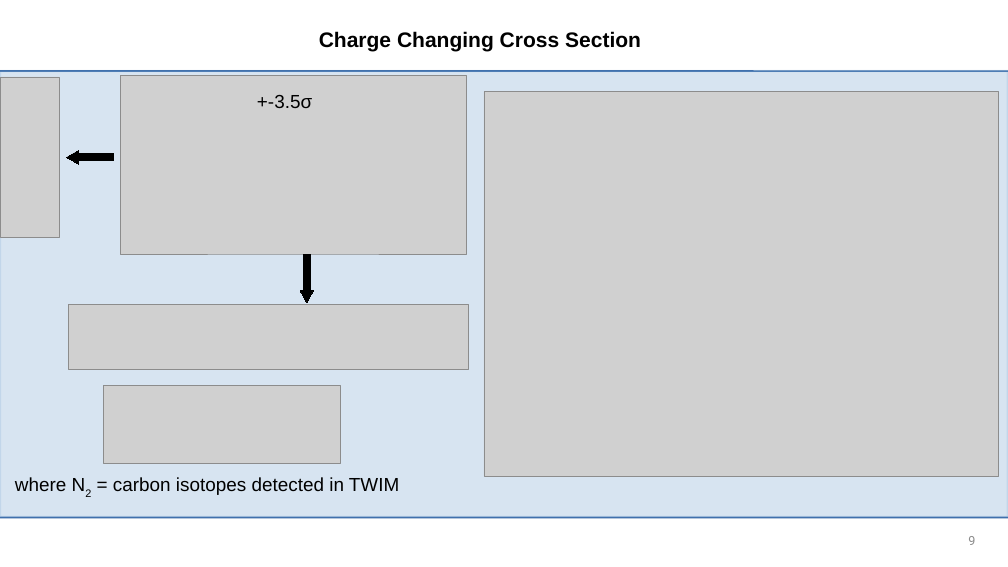
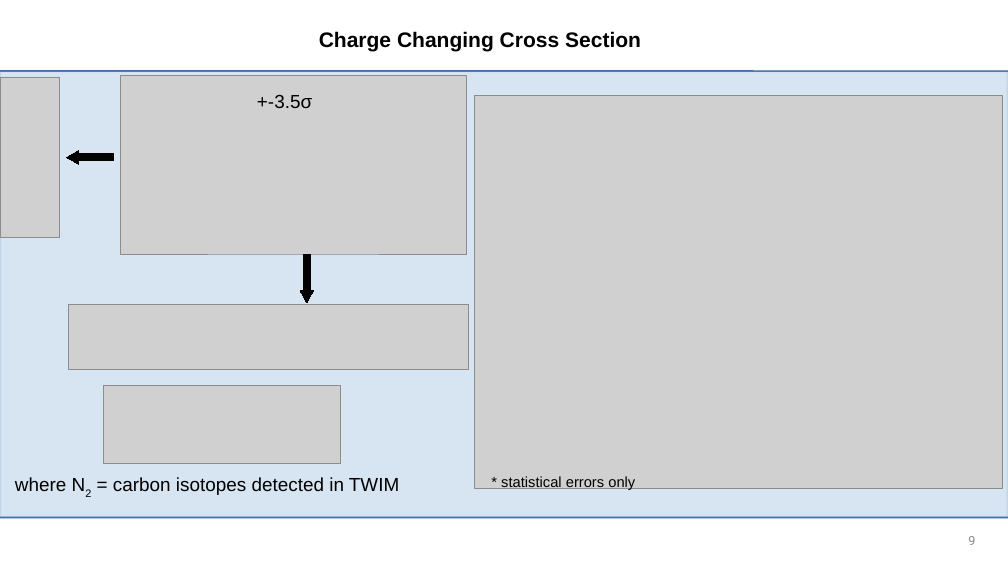
Before and after one commit to jenegger/r3bweek24_gsi, a slide deck: slide 9 of r3bweek_24_gsi.odp. Drawn at 1008x567 pixels with LibreOffice and Linux fonts; fonts in the diff are those of the drawing; grey boxes stand for pictures; background and template pictures are left out. Boxes give left, top, right and bottom in pixels: in the first picture for what was removed or moved away, otherwise in the second. Text is boxed around its words. In the diff, an @@ line names an element or a change of style, - is before the commit and + after.

```diff
--- a/r3bweek_24_gsi.odp
+++ b/r3bweek_24_gsi.odp
@@ picture: place and size @@
-picture at (484, 92, 998, 476)
+picture at (475, 95, 1002, 488)
@@ text added at (501, 476, 635, 490), 14 pt, text #000000 @@
+* statistical errors only
```
Also in this commit, not shown: 9 other slides changed, 5 other files.
